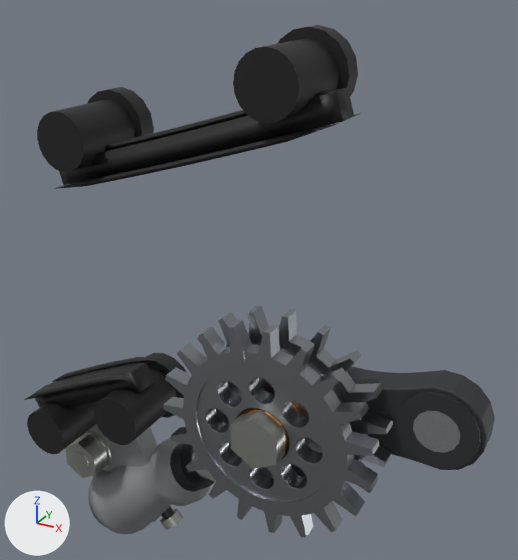
An edit to the glTF model public/parts/chain-tensioner-right.glb, drawn before and after from the same camera.
Rendered twice from a 50 mm lens placed at (285.4, -407.7, 60.3), pointed at (190.1, -234.4, -26.3). Arrows for +X, +Y and +Z are at lower left; the lights stay in place. The older version comes first. Where no turn or scale is listed for an object, it has been applied to the vertices.

Names of what the first picture shows: 'chain-tensioner-right:blackPlastic', 'chain-tensioner-right:castAlu', 'chain-tensioner-right:darkSteel', 'chain-tensioner-right:forgedDark', 'chain-tensioner-right:polishedSteel', 'chain-tensioner-right:steel', 'chain-tensioner-right:zincPlate' and 1 more.
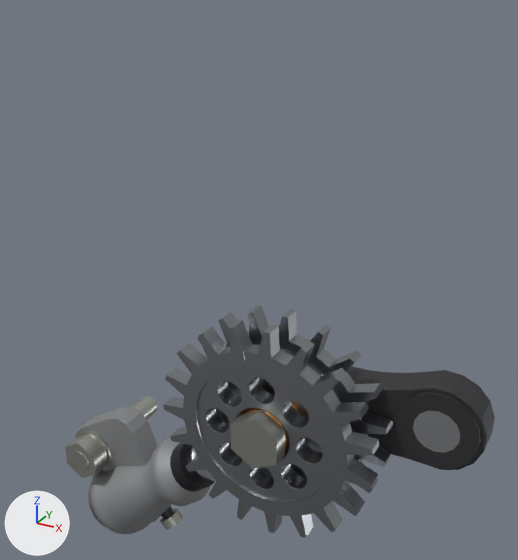
Commit message: Point each guide-rail wear face at the chain.

Edits to the bpy script that builds the scene:
```text
Remove ob_chain_tensioner_right_blackplastic:
    ob_chain_tensioner_right_blackplastic = bpy.data.objects.new('chain-tensioner-right:blackPlastic', me_mesh_7)
    ob_chain_tensioner_right_blackplastic.location = (171.1, -255.6, -22.2)
```

Changed parts and their boxes [x1, y1, x2, y2] in the pictures (518 x 560 px):
'chain-tensioner-right:blackPlastic', deleted (black)
    before: [24, 25, 361, 454]
